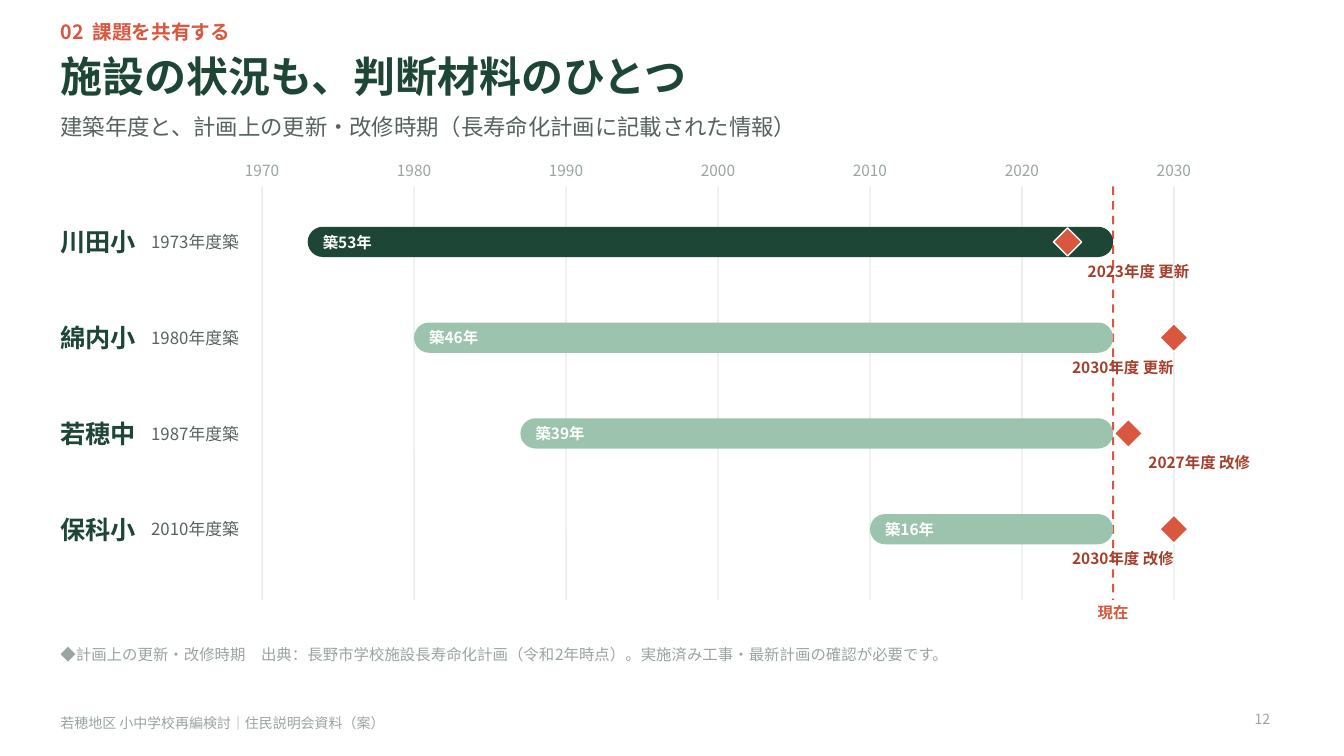
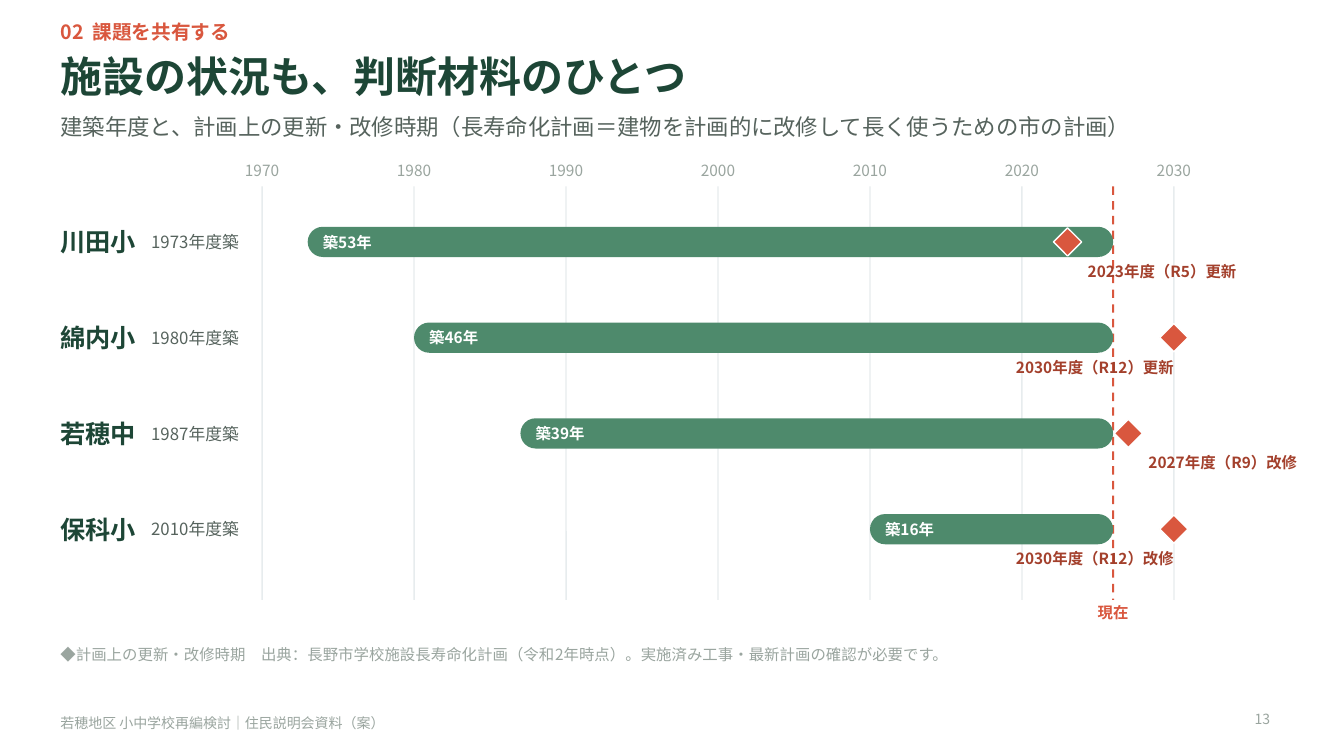
Before and after one commit to Masaki12008/GS, a slide deck: slide 13 of output/若穂地区_住民説明会資料.pptx (slide 12 before the commit). Drawn at 1344x756 pixels with LibreOffice and Linux fonts; fonts in the diff are those of the drawing. Boxes give left, top, right and bottom in pixels: in the first picture for what was removed or moved away, otherwise in the second. Text is boxed around its words. In the diff, an @@ line names an element or a change of style, - is before the commit and + after.

```diff
--- a/output/若穂地区_住民説明会資料.pptx
+++ b/output/若穂地区_住民説明会資料.pptx
@@ text at (x1=60, y1=116, x2=1130, y2=137): text changed @@
-建築年度と、計画上の更新・改修時期（長寿命化計画に記載された情報）
+建築年度と、計画上の更新・改修時期（長寿命化計画＝建物を計画的に改修して長く使うための市の計画）
@@ rounded rectangle at (x1=308, y1=227, x2=1113, y2=257): fill #1D4636 to #4E8A6C @@
@@ text at (x1=1088, y1=262, x2=1237, y2=282): text changed @@
-2023年度 更新
+2023年度（R5）更新
@@ text at (x1=1016, y1=360, x2=1174, y2=375): text changed @@
-2030年度 更新
+2030年度（R12）更新
@@ text at (x1=1148, y1=455, x2=1297, y2=470): text changed @@
-2027年度 改修
+2027年度（R9）改修
@@ fill #9CC3AE to #4E8A6C in 3 elements at (x1=414, y1=323, x2=1114, y2=353), (x1=520, y1=418, x2=1113, y2=449), (x1=870, y1=514, x2=1113, y2=544) @@
@@ text at (x1=1016, y1=551, x2=1174, y2=566): text changed @@
-2030年度 改修
+2030年度（R12）改修
@@ page number at (x1=1255, y1=714, x2=1271, y2=724): text changed @@
-12
+13
```
Also in this commit, not shown: 8 other slides changed, 8 slides added, 3 other files.
